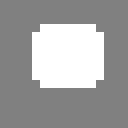
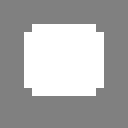
Layer changes from the first 128x128 image to the second:
painted on "Layer 1" over left=24, top=24, right=104, bottom=96
